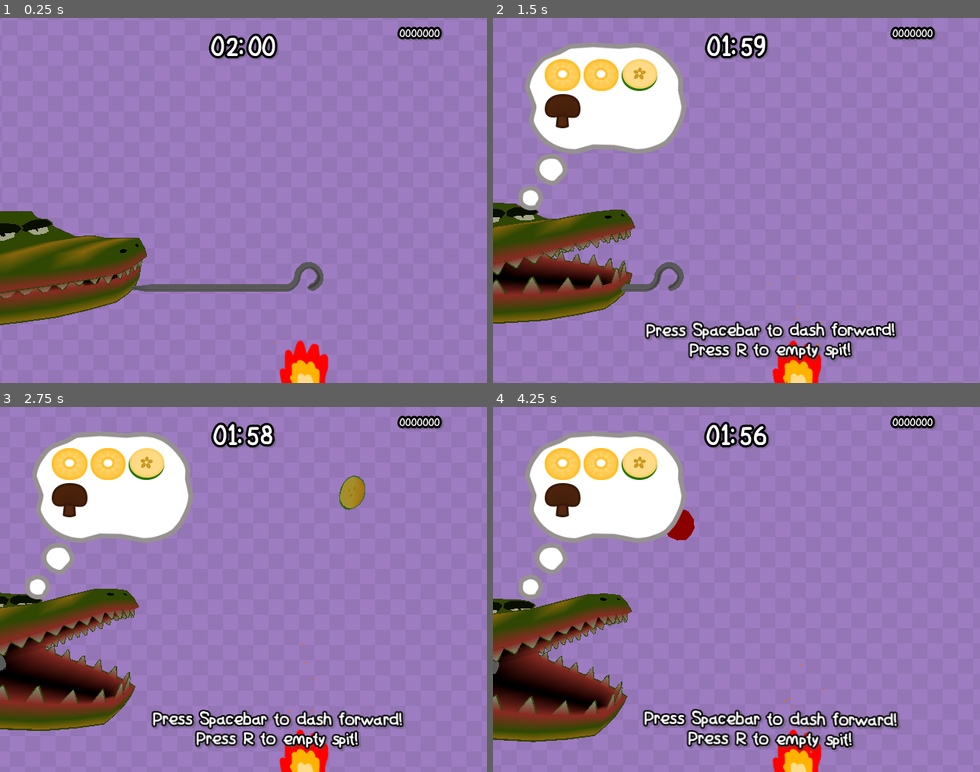
Above: before the commit, frames 1-4 (two rows, left to right).
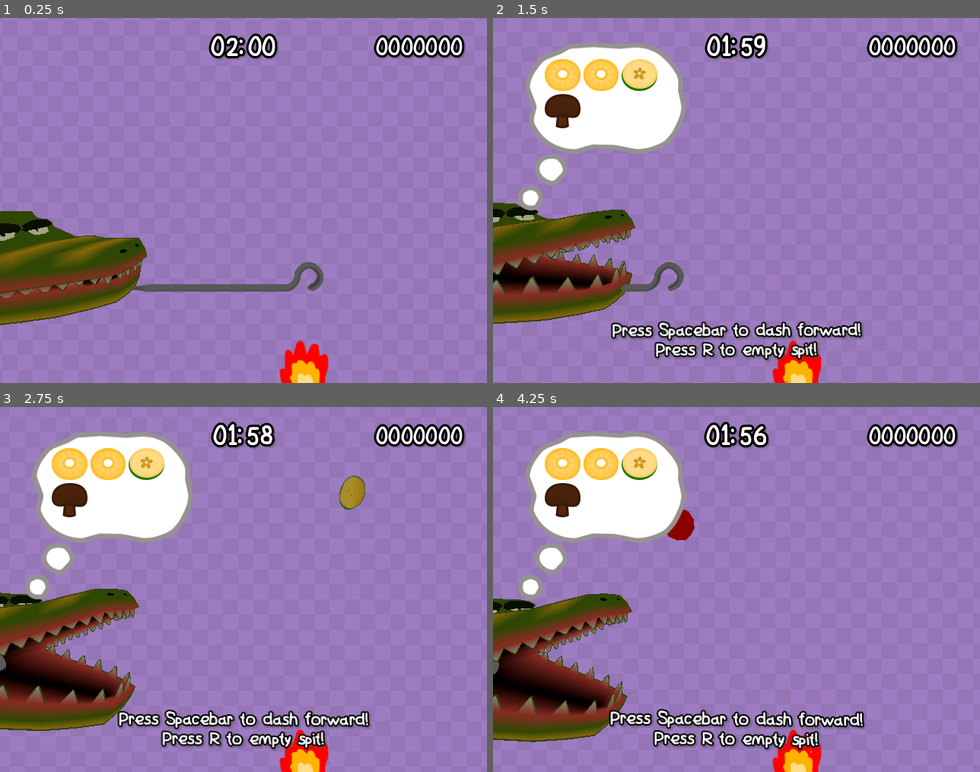
Above: after the commit, the same moments.

Repository: MartinLeGrand/AGES2026GameJam
Game: Godot game, scene res://Project/Maps/GameScene.tscn
The game is run twice, just before and just after one commit, with the same random seed, the same clock (stepped at 60 frames per second) and the same inputs. This scene is started directly instead of the project's main scene. The engine's default icon, where the game draws it, is replaced by a stand-in: a white triangle on a blue panel in a dark square.
Inputs:
- Up to frame 1 (0.25 s): no input
- Up to frame 2 (1.5 s): tap Space (dash) at 0.5, 0.6, 1.25 s; hold Right (ui_right) 0.53-1.28 s; hold Left (ui_left) from 1.28 s (still down); tap R (empty_spit) at 1.35 s
- Up to frame 3 (2.75 s): tap Space (dash) at 2, 2.1 s; release Left (ui_left) at 2.03 s; hold Right (ui_right) from 2.03 s (still down)
- Up to frame 4 (4.25 s): tap Space (dash) at 2.75, 3.5, 3.6 s; tap R (empty_spit) at 2.85 s; release Right (ui_right) at 3.53 s; hold Left (ui_left) from 3.53 s (still down)

The runs differ from the first frame. In frame 1, 1.3% of the frame differs, in the area x 76-96%, y 2-12%; in frame 2, 4.9%; in frame 3, 4.9%; in frame 4, 5.1%, in the area x 23-96%, y 2-95%.

Commit message:
small ui changes

Diff:
--- a/Project/Maps/GameScene.tscn
+++ b/Project/Maps/GameScene.tscn
@@ -139,7 +139,7 @@
 "times": PackedFloat32Array(0),
 "transitions": PackedFloat32Array(1),
 "update": 0,
-"values": [Vector2(198.5, 400)]
+"values": [Vector2(154, 400)]
 }
 tracks/1/type = "value"
 tracks/1/imported = false
@@ -179,7 +179,7 @@
 "times": PackedFloat32Array(0, 1, 1.0333333, 4.9666667, 5, 6),
 "transitions": PackedFloat32Array(1, 1, 1, 1, 1, 1),
 "update": 0,
-"values": [Vector2(198.5, 500), Vector2(198.5, 400), Vector2(198.5, 400), Vector2(198.5, 400), Vector2(198.5, 400), Vector2(198.5, 500)]
+"values": [Vector2(154, 500), Vector2(154, 400), Vector2(154, 400), Vector2(154, 400), Vector2(154, 400), Vector2(154, 500)]
 }
 tracks/1/type = "value"
 tracks/1/imported = false
@@ -203,7 +203,7 @@
 "times": PackedFloat32Array(0, 4, 8),
 "transitions": PackedFloat32Array(1, 1, 1),
 "update": 0,
-"values": [-0.008726646259971648, 0.008726646259971648, -0.008726646259971648]
+"values": [-0.00872664625997164, 0.00872664625997164, -0.00872664625997164]
 }
 
 [sub_resource type="AnimationLibrary" id="AnimationLibrary_gctcx"]
@@ -254,9 +254,9 @@
 anchor_top = 1.0
 anchor_right = 0.5
 anchor_bottom = 1.0
-offset_left = -121.5
+offset_left = -166.0
 offset_top = -80.0
-offset_right = 211.5
+offset_right = 167.0
 offset_bottom = -30.999634
 grow_horizontal = 2
 grow_vertical = 0
--- a/Project/UI/Scenes/Scorer/Scorer.tscn
+++ b/Project/UI/Scenes/Scorer/Scorer.tscn
@@ -23,7 +23,7 @@
 
 [sub_resource type="LabelSettings" id="LabelSettings_qyyxw"]
 font = ExtResource("1_cc1k8")
-font_size = 13
+font_size = 28
 outline_size = 12
 outline_color = Color(0, 0, 0, 1)
 shadow_size = 12
@@ -89,9 +89,9 @@
 
 [node name="TotalScoreLabel" type="Label" parent="." unique_id=1050988624]
 layout_mode = 0
-offset_left = 374.0
-offset_top = -139.0
-offset_right = 520.0
-offset_bottom = -89.0
+offset_left = 343.0
+offset_top = -127.0
+offset_right = 490.0
+offset_bottom = -77.0
 text = "0000000"
 label_settings = SubResource("LabelSettings_qyyxw")
